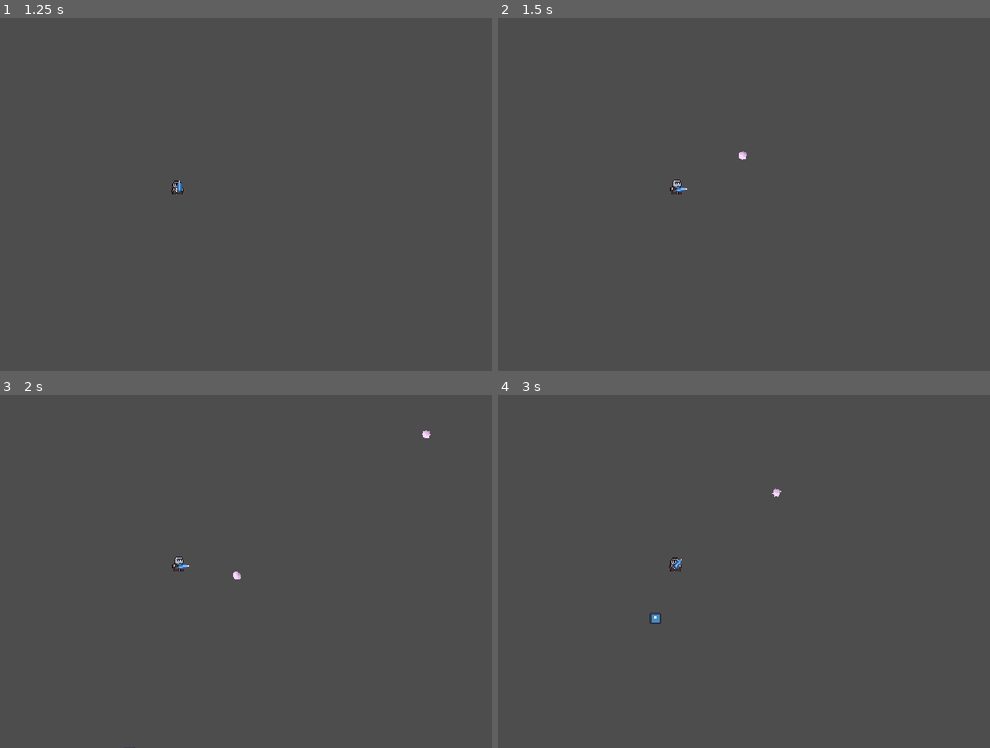
Above: before the commit, frames 1-4 (two rows, left to right).
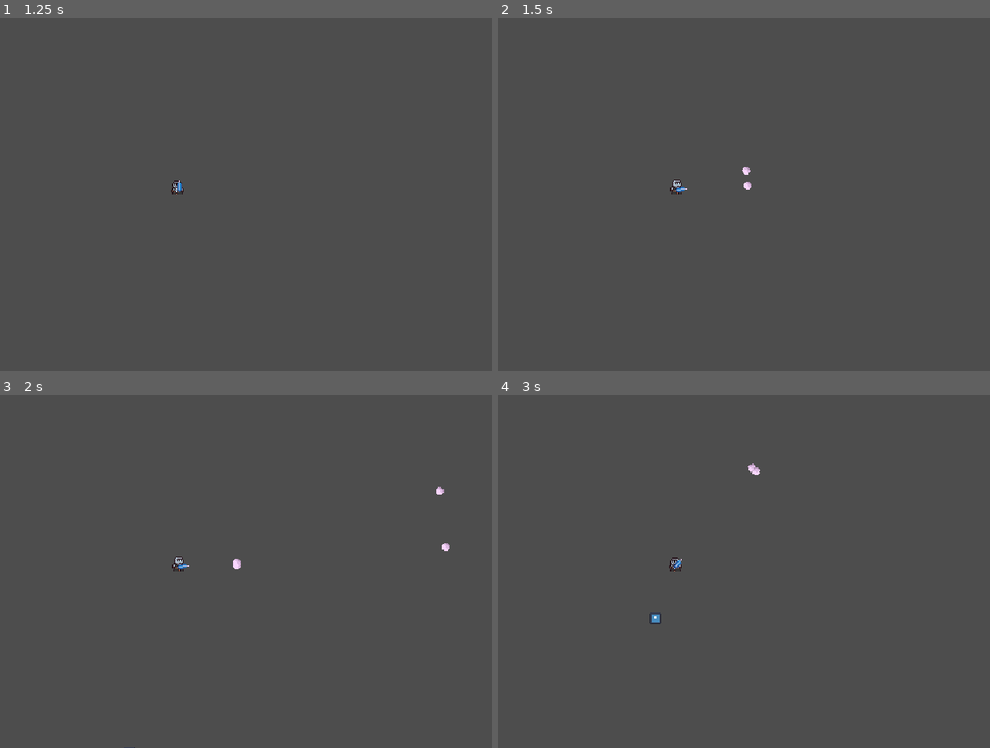
Above: after the commit, the same moments.

Repository: quiryq/soda-godot-game
Game: Godot game, scene res://scenes/menu/main_menu.tscn
Same seed, same stepped clock (60 frames per second), same inputs: the game is played once before the commit and once after it. The engine's default icon, where the game draws it, is replaced by a stand-in: a white triangle on a blue panel in a dark square.
Inputs (mouse positions are in pixels of both pictures, inside the frame that each line leads up to):
- Up to frame 1 (1.25 s): click "Start game" at 0.5 s
- Up to frame 2 (1.5 s): tap Enter at 1.25 s; move the mouse to (812, 176) at 1.27 s; press the mouse at (812, 176) at 1.28 s; hold D (move_right) from 1.28 s (still down)
- Up to frame 3 (2 s): keep holding D (move_right)
- Up to frame 4 (3 s): move the mouse to (552, 589) at 2.02 s; release D (move_right) at 2.03 s; release the mouse at (552, 589) at 2.03 s; hold S (move_down) 2.03-2.78 s; right-click (552, 589) at 2.1 s; move the mouse to (739, 493) at 2.77 s; press the mouse at (739, 493) at 2.78 s; hold D (move_right) from 2.78 s (still down)

Frame 1 is identical in both runs. In frame 2, less than 0.1% of the frame differs, in the area x 48-52%, y 37-49%; in frame 3, 0.2%, in the area x 47-92%, y 10-53%; in frame 4, less than 0.1%.

Commit message:
godot 4.5

Diff:
--- a/project.godot
+++ b/project.godot
@@ -12,7 +12,7 @@
 
 config/name="soda"
 run/main_scene="res://scenes/menu/main_menu.tscn"
-config/features=PackedStringArray("4.3", "Forward Plus")
+config/features=PackedStringArray("4.5", "Forward Plus")
 config/icon="res://icon.svg"
 
 [display]
--- a/scenes/weapons/base_ranged_weapon.gd
+++ b/scenes/weapons/base_ranged_weapon.gd
@@ -7,9 +7,9 @@
 @export var critical_chance: float = 1  # 10% шанс крита
 @export var critical_multiplier: float = 1.5
 @export var fire_rate: float = 2.0  # Выстрелов в секунду
-@export var multishot: int = 1  # Количество пуль за выстрел
+@export var multishot: int = 2  # Количество пуль за выстрел
 @export var bullet_speed: float = 700.0
-@export var spread_angle: float = 15.0  # Разброс в градусах
+@export var spread_angle: float = 5.0  # Разброс в градусах
 @export var bullet_scene: PackedScene
 @export var is_automatic: bool = true
 
Not shown, changed: assets/2D Pixel Dungeon Asset Pack/Character_animation/monsters_idle/skeleton1/v1/skeleton_v1_1.png.import
Not shown, changed: assets/2D Pixel Dungeon Asset Pack/Character_animation/monsters_idle/skeleton1/v1/skeleton_v1_2.png.import
Not shown, changed: assets/2D Pixel Dungeon Asset Pack/Character_animation/monsters_idle/skeleton1/v1/skeleton_v1_3.png.import
Not shown, changed: assets/2D Pixel Dungeon Asset Pack/Character_animation/monsters_idle/skeleton1/v1/skeleton_v1_4.png.import
Not shown, changed: assets/2D Pixel Dungeon Asset Pack/Character_animation/monsters_idle/skeleton1/v2/skeleton_v2_1.png.import
Not shown, changed: assets/2D Pixel Dungeon Asset Pack/Character_animation/monsters_idle/skeleton1/v2/skeleton_v2_2.png.import
Not shown, changed: assets/2D Pixel Dungeon Asset Pack/Character_animation/monsters_idle/skeleton1/v2/skeleton_v2_3.png.import
Not shown, changed: assets/2D Pixel Dungeon Asset Pack/Character_animation/monsters_idle/skeleton1/v2/skeleton_v2_4.png.import
Not shown, changed: assets/2D Pixel Dungeon Asset Pack/Character_animation/monsters_idle/skeleton2/v1/skeleton2_v1_1.png.import
Not shown, changed: assets/2D Pixel Dungeon Asset Pack/Character_animation/monsters_idle/skeleton2/v1/skeleton2_v1_2.png.import
Not shown, changed: assets/2D Pixel Dungeon Asset Pack/Character_animation/monsters_idle/skeleton2/v1/skeleton2_v1_3.png.import
Not shown, changed: assets/2D Pixel Dungeon Asset Pack/Character_animation/monsters_idle/skeleton2/v1/skeleton2_v1_4.png.import
(and 184 more such lines)
